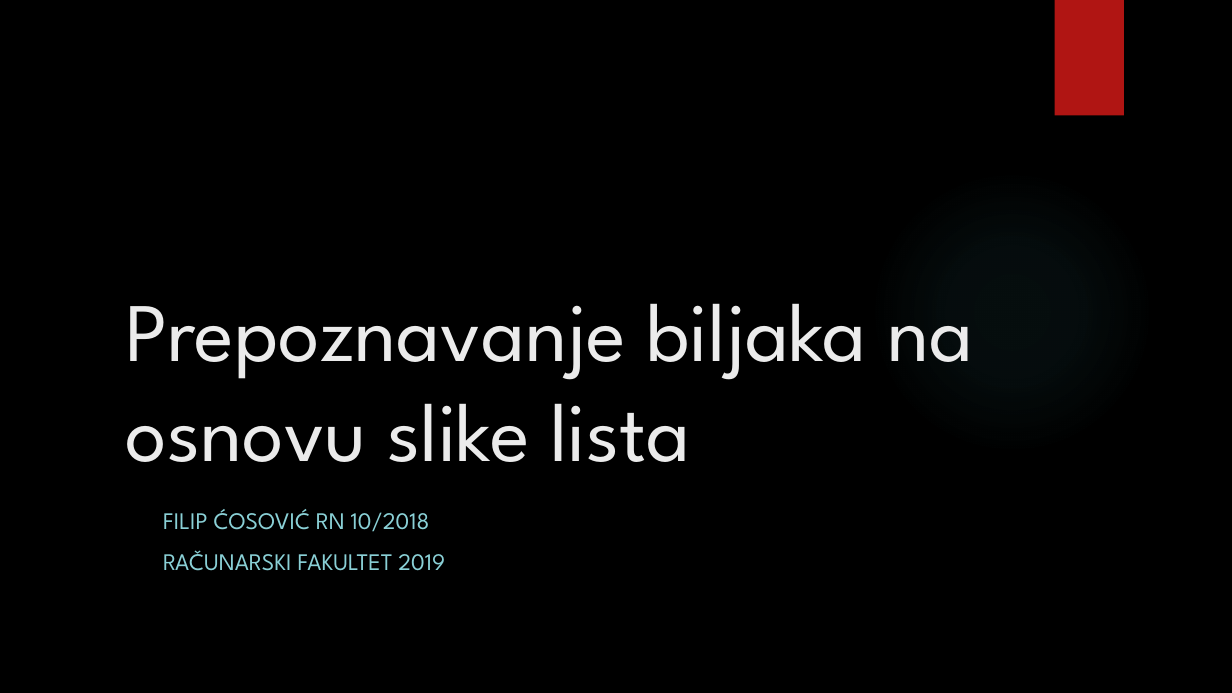
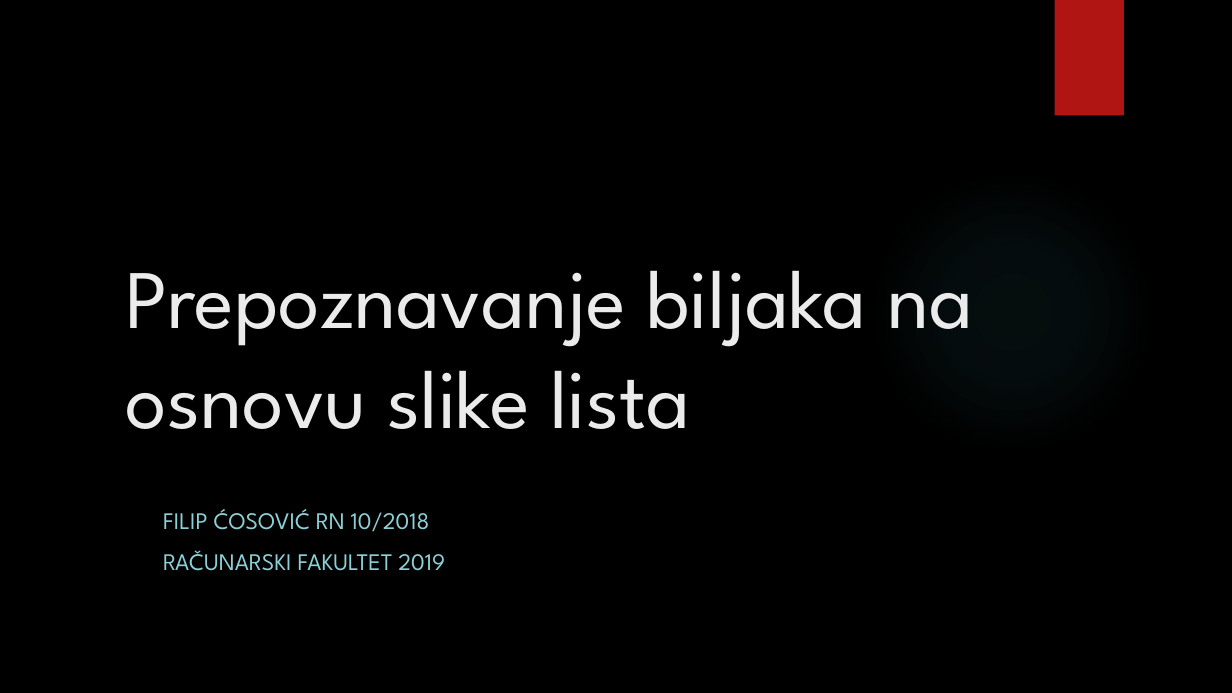
Before and after one commit to redemption99/Plant-Leaf-Recognition-Using-a-CNN, a slide deck: slide 1 of Prepoznavanje biljaka na osnovu slike lista.pptx. Drawn at 1232x693 pixels with LibreOffice and Linux fonts; fonts in the diff are those of the drawing; background and template pictures are left out. Boxes give left, top, right and bottom in pixels: in the first picture for what was removed or moved away, otherwise in the second. Text is boxed around its words. In the diff, an @@ line names an element or a change of style, - is before the commit and + after.

```diff
--- a/Prepoznavanje biljaka na osnovu slike lista.pptx
+++ b/Prepoznavanje biljaka na osnovu slike lista.pptx
@@ title "Prepoznavanje biljaka na osnovu slike ...": place and size @@
-title "Prepoznavanje biljaka na osnovu slike ..." at (126,303,973,462)
+title "Prepoznavanje biljaka na osnovu slike ..." at (126,270,973,429)
```
Also in this commit, not shown: 4 other slides changed.
